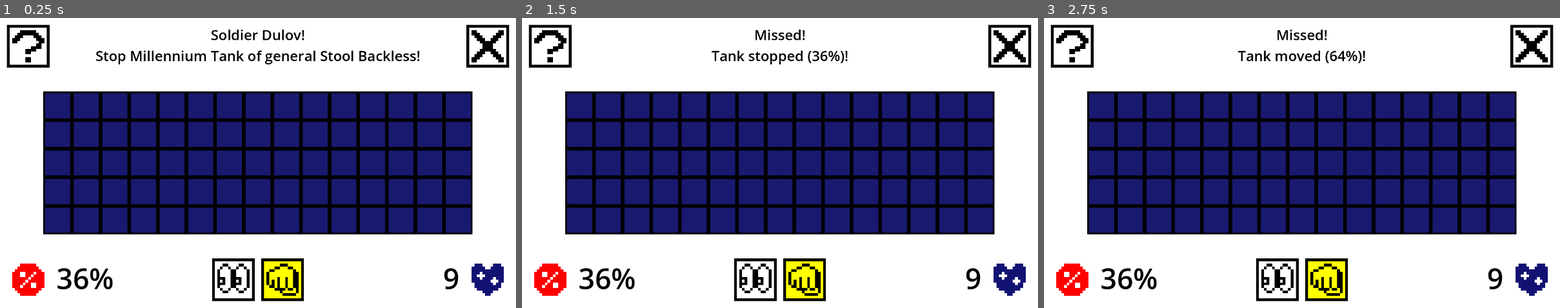
Above: before the commit, frames 1-3 (left to right).
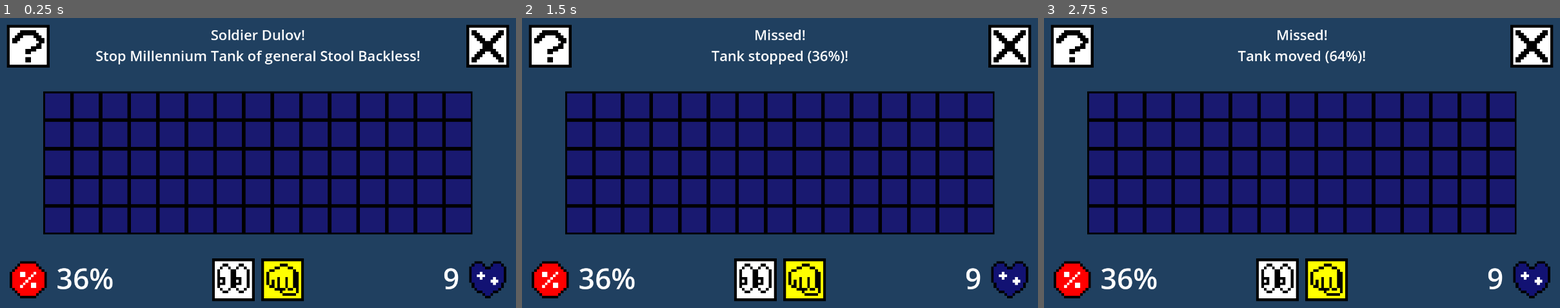
Above: after the commit, the same moments.

Repository: Zheltog/world-of-chunks
Game: Godot game, scene res://Scenes/main.tscn
The game is run twice, just before and just after one commit, with the same random seed, the same clock (stepped at 60 frames per second) and the same inputs.
Inputs (mouse positions are in pixels of both pictures, inside the frame that each line leads up to):
- Up to frame 1 (0.25 s): no input
- Up to frame 2 (1.5 s): click (578, 105) at 0.52 s; click (578, 105) at 1.27 s
- Up to frame 3 (2.75 s): click (1100, 105) at 2.02 s

The runs differ from the first frame. In frame 1, 53% of the frame differs, in the area x 0-100%, y 0-100%; in frame 2, 53%; in frame 3, 53%.

Commit message:
backstory/tips screens + menu

Diff:
--- /dev/null
+++ b/Scenes/backstory.tscn
@@ -0,0 +1,107 @@
+[gd_scene load_steps=3 format=3 uid="uid://ljgf5hu4xpwm"]
+
+[ext_resource type="Script" path="res://Scripts/BackstoryController.gd" id="1_g7ntj"]
+[ext_resource type="Texture2D" uid="uid://bt4gldwek16df" path="res://Sprites/back.png" id="2_cu0ys"]
+
+[node name="Base" type="CanvasLayer"]
+script = ExtResource("1_g7ntj")
+
+[node name="BaseRect" type="ColorRect" parent="."]
+anchors_preset = 15
+anchor_right = 1.0
+anchor_bottom = 1.0
+grow_horizontal = 2
+grow_vertical = 2
+color = Color(0.12549, 0.25098, 0.376471, 1)
+
+[node name="BackButton" type="TextureButton" parent="."]
+texture_filter = 1
+offset_left = 17.0
+offset_top = 17.0
+offset_right = 123.0
+offset_bottom = 123.0
+texture_normal = ExtResource("2_cu0ys")
+texture_pressed = ExtResource("2_cu0ys")
+texture_hover = ExtResource("2_cu0ys")
+texture_disabled = ExtResource("2_cu0ys")
+texture_focused = ExtResource("2_cu0ys")
+stretch_mode = 0
+
+[node name="TitleLabel" type="Label" parent="."]
+anchors_preset = 5
+anchor_left = 0.5
+anchor_right = 0.5
+offset_left = -194.0
+offset_top = 36.0
+offset_right = 194.0
+offset_bottom = 108.0
+grow_horizontal = 2
+theme_override_font_sizes/font_size = 50
+text = "backstory"
+horizontal_alignment = 1
+vertical_alignment = 1
+
+[node name="GameTitleLabel" type="Label" parent="."]
+anchors_preset = 7
+anchor_left = 0.5
+anchor_top = 1.0
+anchor_right = 0.5
+anchor_bottom = 1.0
+offset_left = -194.0
+offset_top = -97.0
+offset_right = 194.0
+offset_bottom = -36.0
+grow_horizontal = 2
+grow_vertical = 0
+theme_override_font_sizes/font_size = 42
+text = "world of chunks"
+horizontal_alignment = 1
+vertical_alignment = 1
+
+[node name="StoryLabel" type="Label" parent="."]
+anchors_preset = 8
+anchor_left = 0.5
+anchor_top = 0.5
+anchor_right = 0.5
+anchor_bottom = 0.5
+offset_left = -604.0
+offset_top = -180.0
+offset_right = 604.0
+offset_bottom = 180.0
+grow_horizontal = 2
+grow_vertical = 2
+theme_override_font_sizes/font_size = 32
+text = "The headquarters reports that the Millennium Tank appeared on the radar that night. The machine is moving quickly, and there is no doubt that general Stool Backless himself is among the crew, which means that inaction will definitely turn into a disaster. In the turmoil and bureaucratic confusion, soldier Dulov is entrusted with resolving the issue. The goal is to hit the Millennium Tank while it is within range. The situation is significantly complicated by the almost zero visibility of the scene. Fortunately, the Millennium Tank has a noticeable flaw - the machine often stalls..."
+horizontal_alignment = 1
+vertical_alignment = 1
+autowrap_mode = 2
+
+[node name="VersionLabel" type="Label" parent="."]
+anchors_preset = 3
+anchor_left = 1.0
+anchor_top = 1.0
+anchor_right = 1.0
+anchor_bottom = 1.0
+offset_left = -236.0
+offset_top = -97.0
+offset_right = -36.0
+offset_bottom = -36.0
+grow_horizontal = 0
+grow_vertical = 0
+theme_override_font_sizes/font_size = 42
+text = "ver. 1.0"
+horizontal_alignment = 2
+
+[node name="AuthorLabel" type="Label" parent="."]
+anchors_preset = 2
+anchor_top = 1.0
+anchor_bottom = 1.0
+offset_left = 36.0
+offset_top = -97.0
+offset_right = 207.0
+offset_bottom = -36.0
+grow_vertical = 0
+theme_override_font_sizes/font_size = 42
+text = "by belog"
+
+[connection signal="pressed" from="BackButton" to="." method="_on_back_button_pressed"]
--- a/Scenes/main.tscn
+++ b/Scenes/main.tscn
@@ -21,12 +21,12 @@
 anchor_bottom = 1.0
 grow_horizontal = 2
 grow_vertical = 2
+color = Color(0.12549, 0.25098, 0.376471, 1)
 
 [node name="Field" type="Node2D" parent="."]
 script = ExtResource("1_g2pcm")
 
 [node name="MainLabel" type="Label" parent="."]
-self_modulate = Color(0, 0, 0, 1)
 anchors_preset = 5
 anchor_left = 0.5
 anchor_right = 0.5
@@ -101,7 +101,6 @@
 texture = ExtResource("7_w2sry")
 
 [node name="StopLabel" type="Label" parent="."]
-self_modulate = Color(0, 0, 0, 1)
 offset_right = 40.0
 offset_bottom = 23.0
 theme_override_font_sizes/font_size = 42
@@ -114,7 +113,6 @@
 texture = ExtResource("8_eptvv")
 
 [node name="HpLabel" type="Label" parent="."]
-self_modulate = Color(0, 0, 0, 1)
 offset_right = 241.0
 offset_bottom = 61.0
 theme_override_font_sizes/font_size = 42
--- /dev/null
+++ b/Scenes/menu.tscn
@@ -0,0 +1,178 @@
+[gd_scene load_steps=6 format=3 uid="uid://75uwfafy5eib"]
+
+[ext_resource type="Script" path="res://Scripts/MenuController.gd" id="1_45y2p"]
+[ext_resource type="Texture2D" uid="uid://b7s8862fsb2a1" path="res://Sprites/close.png" id="1_e0drc"]
+[ext_resource type="Texture2D" uid="uid://iahdb34ik3cx" path="res://Sprites/play.png" id="2_nim60"]
+[ext_resource type="Texture2D" uid="uid://dsk7m8bof44sg" path="res://Sprites/story.png" id="3_5ekwb"]
+[ext_resource type="Texture2D" uid="uid://ccl4igife3eex" path="res://Sprites/question.png" id="4_1gc8t"]
+
+[node name="Base" type="CanvasLayer"]
+script = ExtResource("1_45y2p")
+
+[node name="BaseRect" type="ColorRect" parent="."]
+anchors_preset = 15
+anchor_right = 1.0
+anchor_bottom = 1.0
+grow_horizontal = 2
+grow_vertical = 2
+color = Color(0.12549, 0.25098, 0.376471, 1)
+
+[node name="TitleLabel" type="Label" parent="."]
+anchors_preset = 5
+anchor_left = 0.5
+anchor_right = 0.5
+offset_left = -194.0
+offset_top = 36.0
+offset_right = 194.0
+offset_bottom = 108.0
+grow_horizontal = 2
+theme_override_font_sizes/font_size = 64
+text = "world of chunks"
+horizontal_alignment = 1
+vertical_alignment = 1
+
+[node name="VersionLabel" type="Label" parent="."]
+anchors_preset = 3
+anchor_left = 1.0
+anchor_top = 1.0
+anchor_right = 1.0
+anchor_bottom = 1.0
+offset_left = -236.0
+offset_top = -97.0
+offset_right = -36.0
+offset_bottom = -36.0
+grow_horizontal = 0
+grow_vertical = 0
+theme_override_font_sizes/font_size = 42
+text = "ver. 1.0"
+horizontal_alignment = 2
+
+[node name="AuthorLabel" type="Label" parent="."]
+anchors_preset = 2
+anchor_top = 1.0
+anchor_bottom = 1.0
+offset_left = 36.0
+offset_top = -97.0
+offset_right = 207.0
+offset_bottom = -36.0
+grow_vertical = 0
+theme_override_font_sizes/font_size = 42
+text = "by belog"
+
+[node name="PlayButton" type="TextureButton" parent="."]
+texture_filter = 1
+anchors_preset = 5
+anchor_left = 0.5
+anchor_right = 0.5
+offset_left = -547.0
+offset_top = 193.0
+offset_right = -441.0
+offset_bottom = 299.0
+grow_horizontal = 2
+texture_normal = ExtResource("2_nim60")
+texture_pressed = ExtResource("2_nim60")
+texture_hover = ExtResource("2_nim60")
+texture_disabled = ExtResource("2_nim60")
+texture_focused = ExtResource("2_nim60")
+stretch_mode = 0
+
+[node name="PlayLabel" type="Label" parent="."]
+anchors_preset = 8
+anchor_left = 0.5
+anchor_top = 0.5
+anchor_right = 0.5
+anchor_bottom = 0.5
+offset_left = -424.0
+offset_top = -150.0
+offset_right = -253.0
+offset_bottom = -89.0
+grow_horizontal = 2
+grow_vertical = 2
+theme_override_font_sizes/font_size = 42
+text = "play"
+
+[node name="StoryButton" type="TextureButton" parent="."]
+texture_filter = 1
+anchors_preset = 5
+anchor_left = 0.5
+anchor_right = 0.5
+offset_left = -547.0
+offset_top = 316.0
+offset_right = -441.0
+offset_bottom = 422.0
+grow_horizontal = 2
+texture_normal = ExtResource("3_5ekwb")
+texture_pressed = ExtResource("3_5ekwb")
+texture_hover = ExtResource("3_5ekwb")
+texture_disabled = ExtResource("3_5ekwb")
+texture_focused = ExtResource("3_5ekwb")
+stretch_mode = 0
+
+[node name="StoryLabel" type="Label" parent="."]
+anchors_preset = 8
+anchor_left = 0.5
+anchor_top = 0.5
+anchor_right = 0.5
+anchor_bottom = 0.5
+offset_left = -424.0
+offset_top = -27.0
+offset_right = -124.0
+offset_bottom = 34.0
+grow_horizontal = 2
+grow_vertical = 2
+theme_override_font_sizes/font_size = 42
+text = "backstory"
+
+[node name="QuestionButton" type="TextureButton" parent="."]
+texture_filter = 1
+anchors_preset = 5
+anchor_left = 0.5
+anchor_right = 0.5
+offset_left = -547.0
+offset_top = 439.0
+offset_right = -441.0
+offset_bottom = 545.0
+grow_horizontal = 2
+texture_normal = ExtResource("4_1gc8t")
+texture_pressed = ExtResource("4_1gc8t")
+texture_hover = ExtResource("4_1gc8t")
+texture_disabled = ExtResource("4_1gc8t")
+texture_focused = ExtResource("4_1gc8t")
+stretch_mode = 0
+
+[node name="QuestionLabel" type="Label" parent="."]
+anchors_preset = 8
+anchor_left = 0.5
+anchor_top = 0.5
+anchor_right = 0.5
+anchor_bottom = 0.5
+offset_left = -424.0
+offset_top = 96.0
+offset_right = -124.0
+offset_bottom = 157.0
+grow_horizontal = 2
+grow_vertical = 2
+theme_override_font_sizes/font_size = 42
+text = "how to play"
+
+[node name="CloseButton" type="TextureButton" parent="."]
+texture_filter = 1
+anchors_preset = 1
+anchor_left = 1.0
+anchor_right = 1.0
+offset_left = -123.0
+offset_top = 17.0
+offset_right = -17.0
+offset_bottom = 123.0
+grow_horizontal = 0
+texture_normal = ExtResource("1_e0drc")
+texture_pressed = ExtResource("1_e0drc")
+texture_hover = ExtResource("1_e0drc")
+texture_disabled = ExtResource("1_e0drc")
+texture_focused = ExtResource("1_e0drc")
+stretch_mode = 0
+
+[connection signal="pressed" from="PlayButton" to="." method="_on_play_button_pressed"]
+[connection signal="pressed" from="StoryButton" to="." method="_on_story_button_pressed"]
+[connection signal="pressed" from="QuestionButton" to="." method="_on_question_button_pressed"]
+[connection signal="pressed" from="CloseButton" to="." method="_on_close_button_pressed"]
--- a/Scenes/info.tscn
+++ b/Scenes/tips.tscn
@@ -1,10 +1,10 @@
-[gd_scene load_steps=3 format=3 uid="uid://ljgf5hu4xpwm"]
+[gd_scene load_steps=3 format=3 uid="uid://ckew53xwp6wc"]
 
-[ext_resource type="Script" path="res://Scripts/InfoController.gd" id="1_cas4x"]
-[ext_resource type="Texture2D" uid="uid://bt4gldwek16df" path="res://Sprites/back.png" id="1_ldwse"]
+[ext_resource type="Script" path="res://Scripts/TipsController.gd" id="1_ejhw3"]
+[ext_resource type="Texture2D" uid="uid://bt4gldwek16df" path="res://Sprites/back.png" id="2_1lx46"]
 
 [node name="Base" type="CanvasLayer"]
-script = ExtResource("1_cas4x")
+script = ExtResource("1_ejhw3")
 
 [node name="BaseRect" type="ColorRect" parent="."]
 anchors_preset = 15
@@ -12,20 +12,22 @@
 anchor_bottom = 1.0
 grow_horizontal = 2
 grow_vertical = 2
+color = Color(0.12549, 0.25098, 0.376471, 1)
 
 [node name="BackButton" type="TextureButton" parent="."]
 texture_filter = 1
-offset_right = 72.0
-offset_bottom = 72.0
-texture_normal = ExtResource("1_ldwse")
-texture_pressed = ExtResource("1_ldwse")
-texture_hover = ExtResource("1_ldwse")
-texture_disabled = ExtResource("1_ldwse")
-texture_focused = ExtResource("1_ldwse")
+offset_left = 17.0
+offset_top = 17.0
+offset_right = 123.0
+offset_bottom = 123.0
+texture_normal = ExtResource("2_1lx46")
+texture_pressed = ExtResource("2_1lx46")
+texture_hover = ExtResource("2_1lx46")
+texture_disabled = ExtResource("2_1lx46")
+texture_focused = ExtResource("2_1lx46")
 stretch_mode = 0
 
 [node name="TitleLabel" type="Label" parent="."]
-self_modulate = Color(0, 0, 0, 1)
 anchors_preset = 5
 anchor_left = 0.5
 anchor_right = 0.5
@@ -35,12 +37,28 @@
 offset_bottom = 108.0
 grow_horizontal = 2
 theme_override_font_sizes/font_size = 50
+text = "how to play"
+horizontal_alignment = 1
+vertical_alignment = 1
+
+[node name="GameTitleLabel" type="Label" parent="."]
+anchors_preset = 7
+anchor_left = 0.5
+anchor_top = 1.0
+anchor_right = 0.5
+anchor_bottom = 1.0
+offset_left = -194.0
+offset_top = -97.0
+offset_right = 194.0
+offset_bottom = -36.0
+grow_horizontal = 2
+grow_vertical = 0
+theme_override_font_sizes/font_size = 42
 text = "world of chunks"
 horizontal_alignment = 1
 vertical_alignment = 1
 
 [node name="TipsLabel" type="Label" parent="."]
-self_modulate = Color(0, 0, 0, 1)
 anchors_preset = 8
 anchor_left = 0.5
 anchor_top = 0.5
@@ -52,13 +70,13 @@
 offset_bottom = 180.0
 grow_horizontal = 2
 grow_vertical = 2
-theme_override_font_sizes/font_size = 36
-text = "The headquarters reports that the Millennium Tank appeared on the radar that night. The machine is moving quickly, and there is no doubt that general Stool Backless himself is among the crew, which means that inaction will definitely turn into a disaster. In the turmoil and bureaucratic confusion, soldier Dulov is entrusted with resolving the issue. The goal is to hit the Millennium Tank while it is within range. The situation is significantly complicated by the almost zero visibility of the scene. Fortunately, the Millennium Tank has a noticeable flaw - the machine often stalls..."
+theme_override_font_sizes/font_size = 32
+text = "Yes."
+horizontal_alignment = 1
 vertical_alignment = 1
 autowrap_mode = 2
 
 [node name="VersionLabel" type="Label" parent="."]
-self_modulate = Color(0, 0, 0, 1)
 anchors_preset = 3
 anchor_left = 1.0
 anchor_top = 1.0
@@ -75,7 +93,6 @@
 horizontal_alignment = 2
 
 [node name="AuthorLabel" type="Label" parent="."]
-self_modulate = Color(0, 0, 0, 1)
 anchors_preset = 2
 anchor_top = 1.0
 anchor_bottom = 1.0
--- /dev/null
+++ b/Scripts/BackstoryController.gd
@@ -0,0 +1,15 @@
+class_name BackstoryController
+
+extends CanvasLayer
+
+
+func _ready():
+	pass
+
+
+func _process(delta):
+	pass
+
+
+func _on_back_button_pressed():
+	get_tree().change_scene_to_file("res://Scenes/menu.tscn")
--- a/Scripts/GameController.gd
+++ b/Scripts/GameController.gd
@@ -212,7 +212,7 @@
 
 
 func _on_close_button_pressed():
-	get_tree().quit()
+	get_tree().change_scene_to_file("res://Scenes/menu.tscn")
 
 
 func _on_new_button_pressed():
@@ -220,4 +220,4 @@
 
 
 func _on_question_button_pressed():
-	get_tree().change_scene_to_file("res://Scenes/info.tscn")
+	get_tree().change_scene_to_file("res://Scenes/backstory.tscn")
--- /dev/null
+++ b/Scripts/MenuController.gd
@@ -0,0 +1,27 @@
+class_name MenuController
+
+extends CanvasLayer
+
+
+func _ready():
+	pass
+
+
+func _process(delta):
+	pass
+
+
+func _on_play_button_pressed():
+	get_tree().change_scene_to_file("res://Scenes/main.tscn")
+
+
+func _on_story_button_pressed():
+	get_tree().change_scene_to_file("res://Scenes/backstory.tscn")
+
+
+func _on_question_button_pressed():
+	get_tree().change_scene_to_file("res://Scenes/tips.tscn")
+
+
+func _on_close_button_pressed():
+	get_tree().quit()
--- a/Scripts/InfoController.gd
+++ b/Scripts/TipsController.gd
@@ -1,4 +1,4 @@
-class_name InfoController
+class_name TipsController
 
 extends CanvasLayer
 
@@ -12,4 +12,4 @@
 
 
 func _on_back_button_pressed():
-	get_tree().change_scene_to_file("res://Scenes/main.tscn")
+	get_tree().change_scene_to_file("res://Scenes/menu.tscn")
Binary file changed: Sprites/hp.png
Binary file added: Sprites/play.png
Not shown, added: Sprites/play.png.import
Binary file changed: Sprites/stop.png
Binary file added: Sprites/story.png
Not shown, added: Sprites/story.png.import
